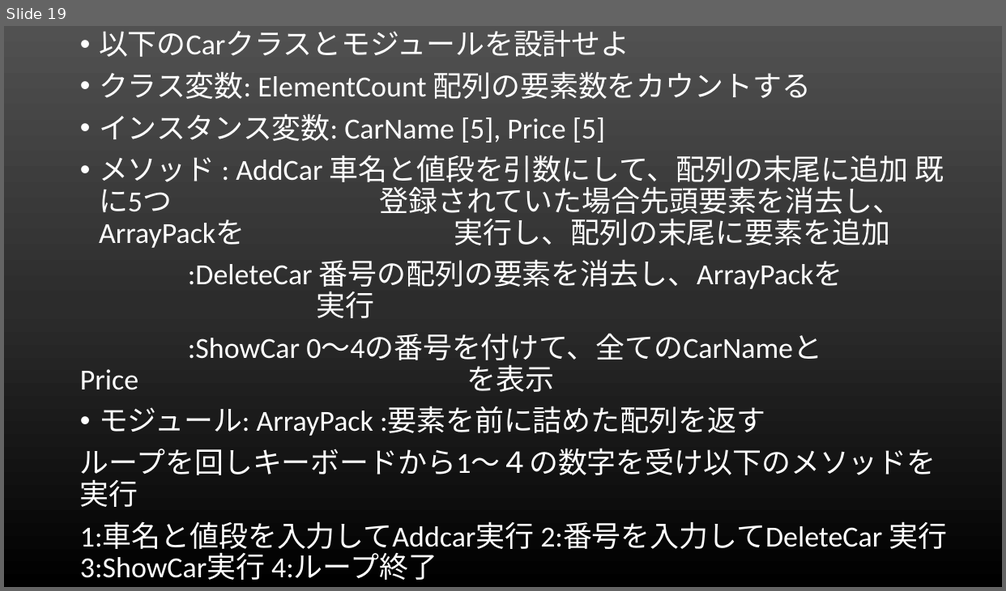
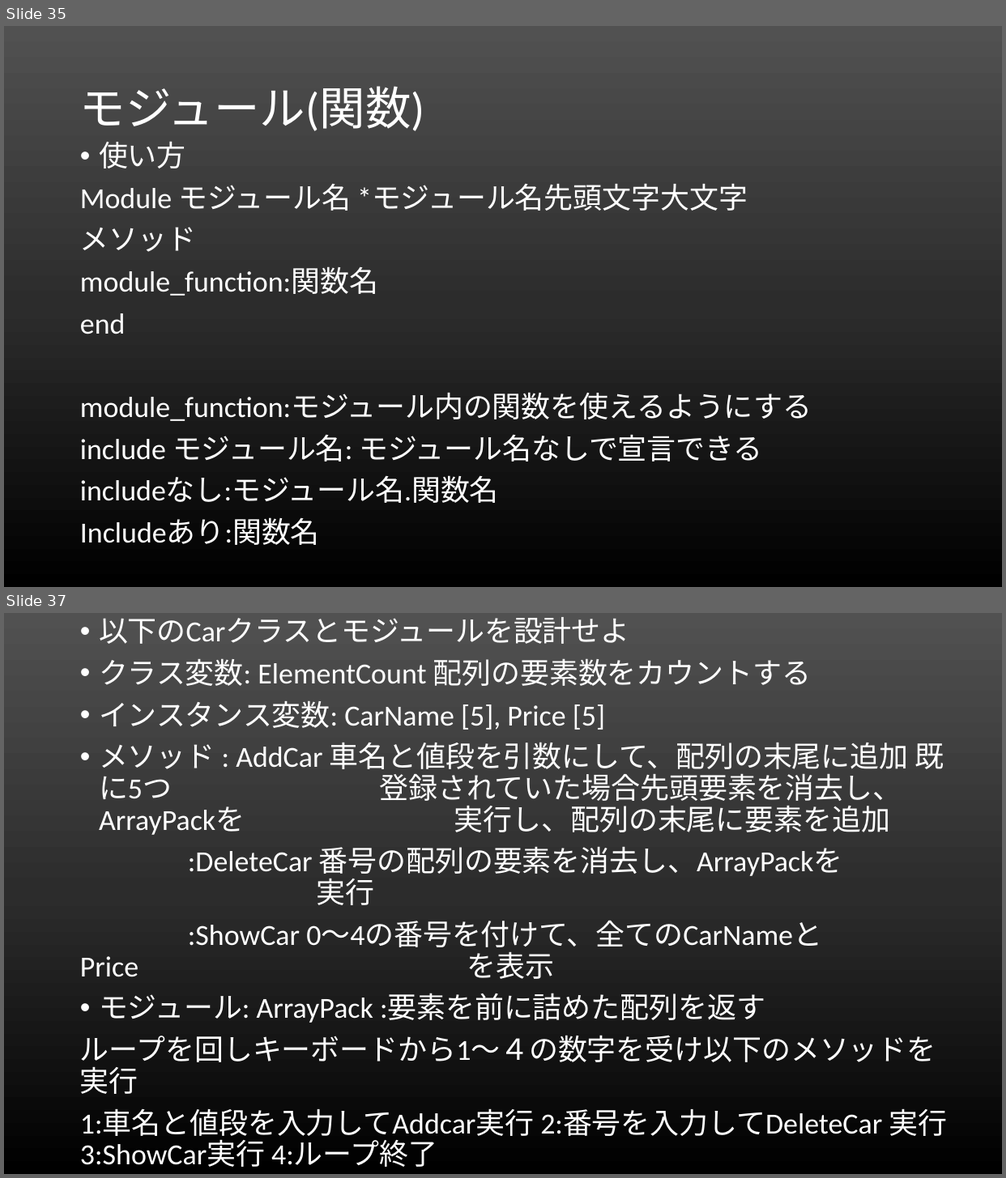
Before and after one commit to rubylecture/Rubylecture, a slide deck: Rubyレクチャー.pptx. Shown one above the other, each under a label of ours: slide 19 before the commit, slides 35 and 37 after it; the slides between them are not shown. The pictures are 1006x591 and 1006x1178 pixels, drawn with LibreOffice and Linux fonts; fonts in the diff are those of the drawing. Boxes give left, top, right and bottom in pixels: in the first picture for what was removed or moved away, otherwise in the second. Text is boxed around its words. In the diff, an @@ line names an element or a change of style, - is before the commit and + after.

```diff
--- a/Rubyレクチャー.pptx
+++ b/Rubyレクチャー.pptx
@@ slide 35 added at (4, 26, 1002, 587), background gradient #515151 to #2E2E2E to #000000 @@
@@ title added at (80, 86, 425, 131), 44 pt, text #FFFFFF @@
+モジュール(関数)
@@ text added at (80, 141, 812, 545), 28 pt, text #FFFFFF @@
+• 使い方
+Module モジュール名 *モジュール名先頭文字大文字
+メソッド
+module_function:関数名
+end
+module_function:モジュール内の関数を使えるようにする
+include モジュール名: モジュール名なしで宣言できる
+includeなし:モジュール名.関数名
+Includeあり:関数名
@@ what was slide 19 is now slide 37 @@
```
Also in this commit, not shown: 6 slides changed, 17 other slides added, 5 other files.
